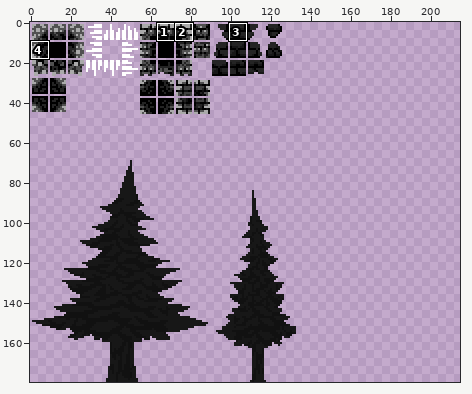
Sprite sheet -- Assets/Sprites & Tiles/Sprites/Level1.png. The picture above shows the old version from afar; the outline marks the close-up.
Close-up. Earlier state:
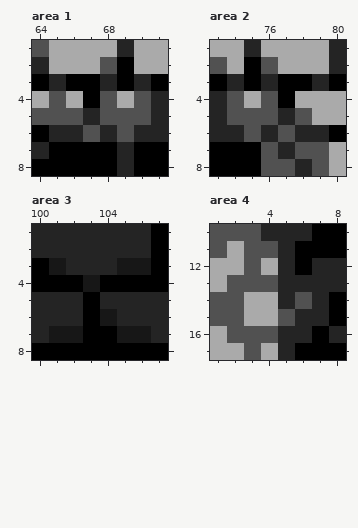
The file is 320x180 pixels. Colours within 5 levels of each other are drawn and written as one. Shown: area 1: x 64..71, y 1..8; area 2: x 73..80, y 1..8; area 3: x 100..107, y 1..8; area 4: x 1..8, y 10..17. The wide view leaves out empty margins. The commit also changed other parts of the picture, which this record leaves out.
After:
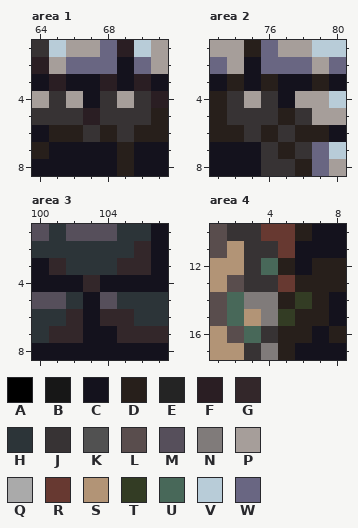
Palette (. is transparent): A #000000  B #171717  C #14121d  D #271f1b  E #242424  F #2a1e23  G #33272a  H #2c3438  J #373334  K #515151  L #594d4d  M #564f5b  N #807b7a  P #a69e9a  Q #aaaaaa  R #673931  S #b29476  T #333c24  U #486859  V #b8ccd8  W #696682
The exact change:
Changed rows in their new state; - is an unchanged pixel.
Area 1:
first column x 64:
1 JVPPWFVP
2 FPWWWCWP
3 CFCCFCFC
4 PJPCJPJF
5 JJJFJJJD
6 CDDJDJDD
7 DCCCCDCC
8 CCCCCDCC
Area 2:
first column x 73:
1 PPDWPPVV
2 WPCWWWPW
3 CDCDCCDC
4 DJPJCPPV
5 DJJJDJPP
6 DDJDJDDC
7 CCCJDJWV
8 CCCJJDWP
Area 3:
first column x 100:
1 MHMMMHHC
2 HHHHHHGC
3 CGHHHGGC
4 CCCGCCCC
5 MMHCMHHH
6 HHGCGGHH
7 HGGCCGGG
8 CCCCCCCC
Area 4:
first column x 1:
10 LJJRRDCC
11 LSJJRCCC
12 SSJUDCDD
13 SLJJRDDD
14 LUNNDTDC
15 LUSNTDDC
16 SLUJDDCD
17 SSJNDCCC
Changed places in both close-ups, as pixel boxes (x1, y1, x2, y2):
changed: (32, 40, 168, 176)
changed: (210, 40, 346, 176)
changed: (32, 224, 168, 360)
changed: (210, 224, 346, 360)
